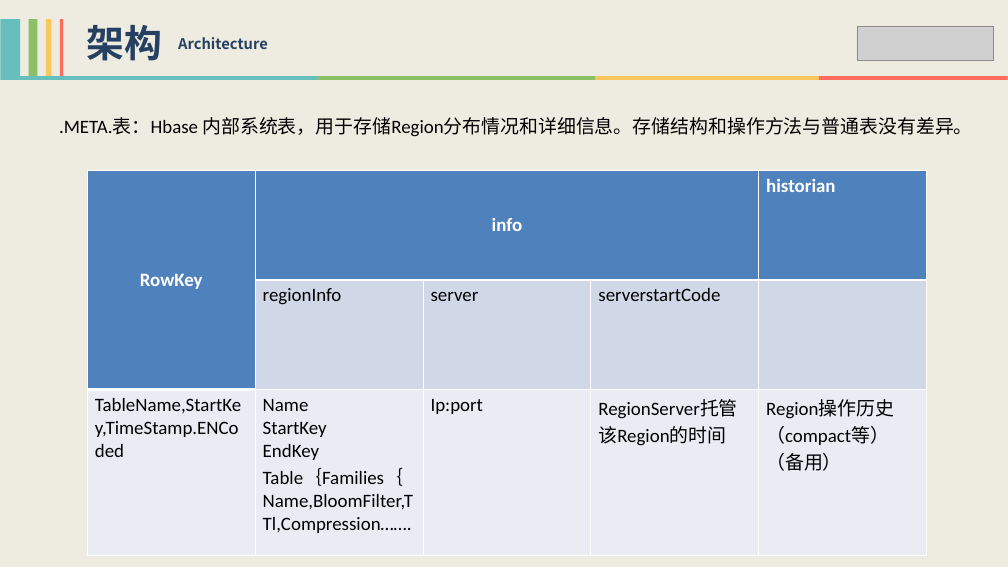
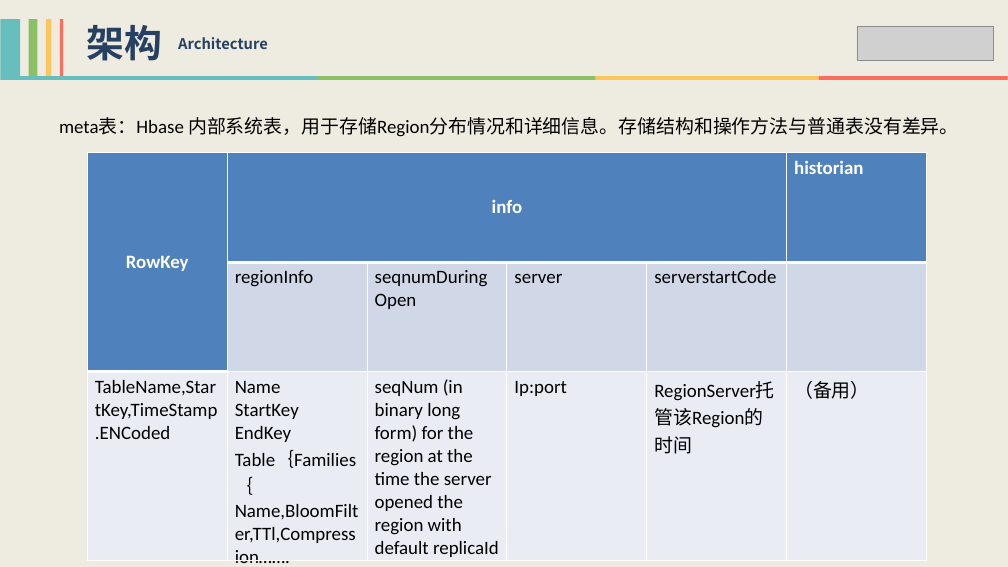
Before and after one commit to xiaoguoqiang/data, a slide deck: slide 9 of HBase技术分享-李强.pptx. Drawn at 1008x567 pixels with LibreOffice and Linux fonts; fonts in the diff are those of the drawing; grey boxes stand for pictures. Boxes give left, top, right and bottom in pixels: in the first picture for what was removed or moved away, otherwise in the second. Text is boxed around its words. In the diff, an @@ line names an element or a change of style, - is before the commit and + after.

Commit message:
modify ppt

```diff
--- a/HBase技术分享-李强.pptx
+++ b/HBase技术分享-李强.pptx
@@ text at bbox=[59, 117, 958, 137]: text changed @@
-.META.表：Hbase 内部系统表，用于存储Region分布情况和详细信息。存储结构和操作方法与普通表没有差异。
+meta表：Hbase 内部系统表，用于存储Region分布情况和详细信息。存储结构和操作方法与普通表没有差异。
@@ table at bbox=[88, 153, 926, 561] @@
+column 3:  | seqnumDuringOpen | seqNum (in binary long form) for the region at the time the server opened the region with default replicaId
-column 6, row 3: Region操作历史（compact等）（备用）
+column 6, row 3: （备用）
@@ table: place and size @@
-table at bbox=[88, 170, 926, 537]
+table at bbox=[88, 153, 926, 561]
```
Also in this commit, not shown: 5 other slides changed, 4 slides added.
